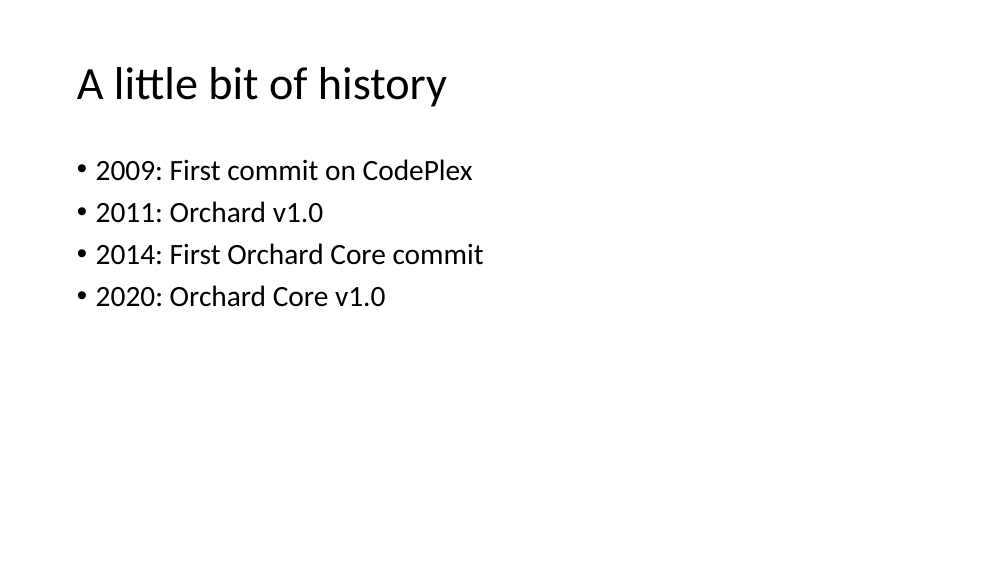
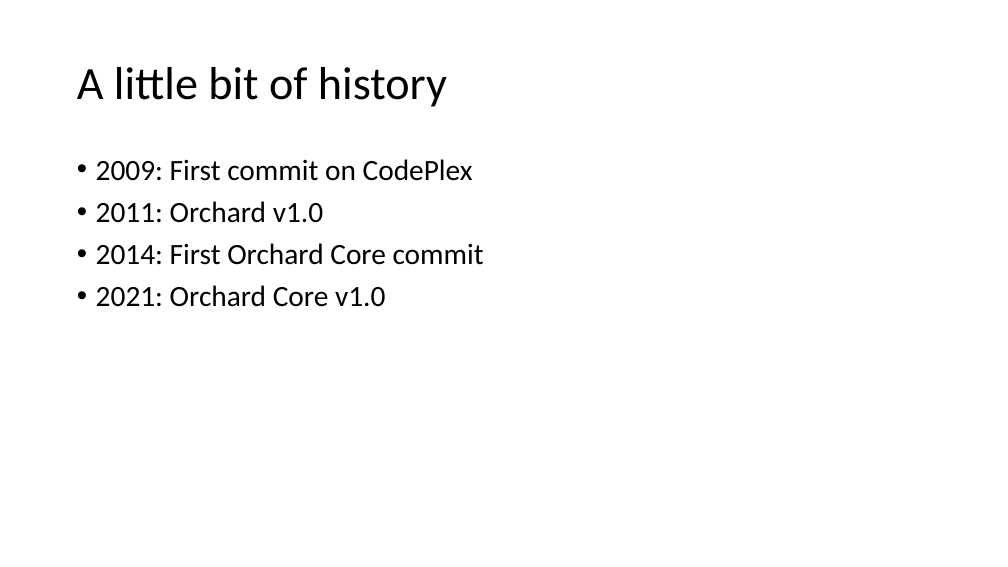
Before and after one commit to Lombiq/Orchard-Ambassadors-Toolbox, a slide deck: slide 6 of IntroductoryTalkTemplate/Orchard Core CMS introductory talk.pptx. Drawn at 1008x567 pixels with LibreOffice and Linux fonts; fonts in the diff are those of the drawing. Boxes give left, top, right and bottom in pixels: in the first picture for what was removed or moved away, otherwise in the second. Text is boxed around its words. In the diff, an @@ line names an element or a change of style, - is before the commit and + after.

```diff
--- a/IntroductoryTalkTemplate/Orchard Core CMS introductory talk.pptx
+++ b/IntroductoryTalkTemplate/Orchard Core CMS introductory talk.pptx
@@ text at (x1=96, y1=285, x2=385, y2=307): text changed @@
-• 2020: Orchard Core v1.0
+• 2021: Orchard Core v1.0
```
Also in this commit, not shown: 2 other slides changed.
